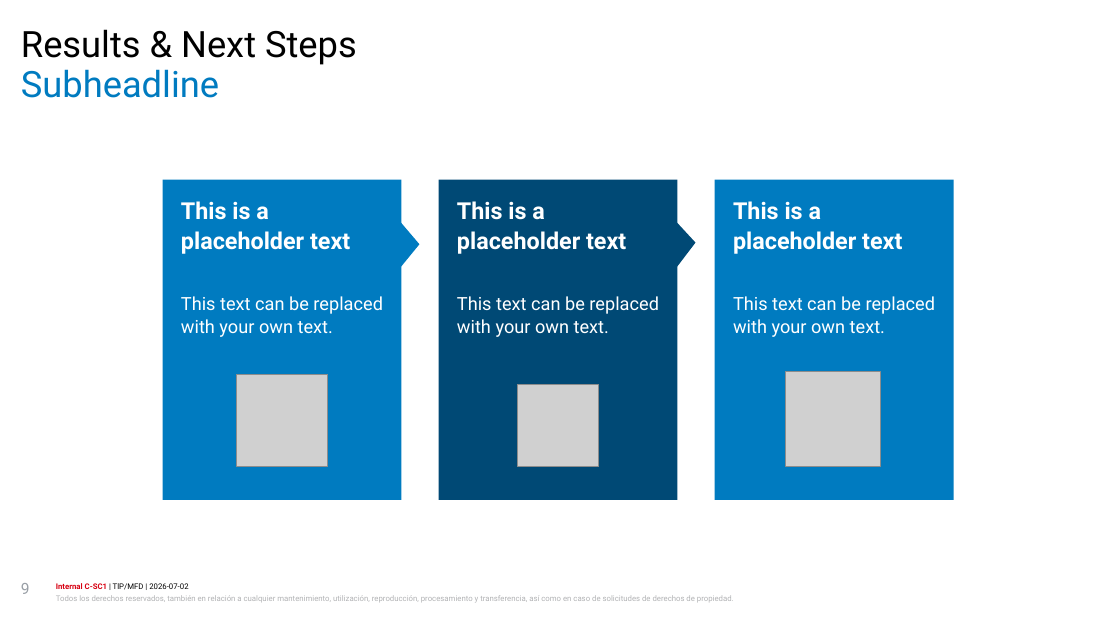
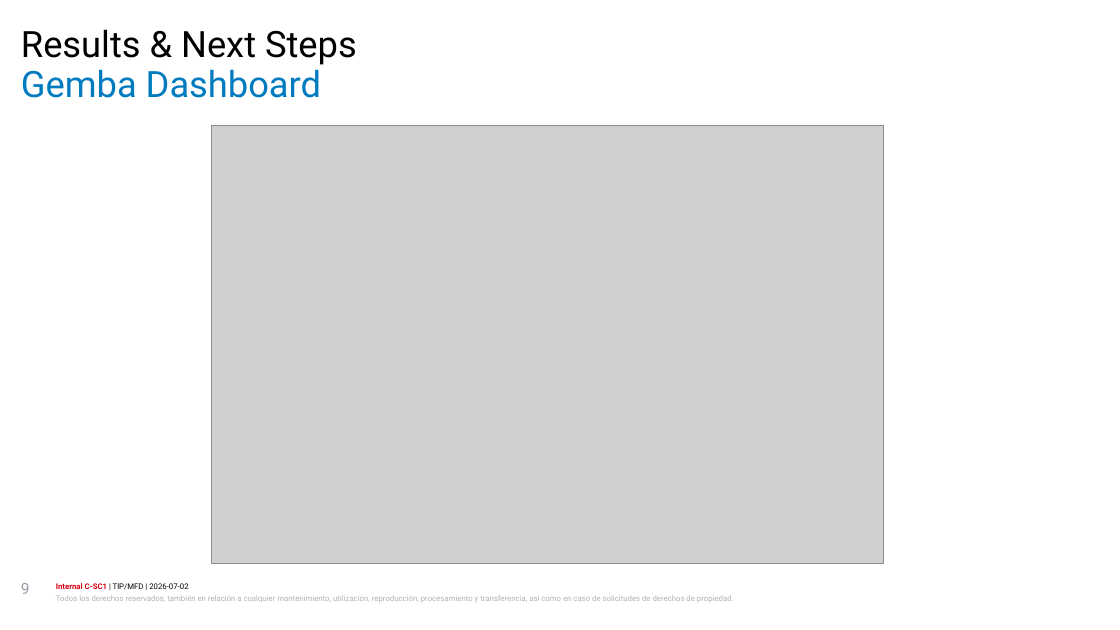
Before and after one commit to antoniojwork17-design/A3, a slide deck: slide 9 of Presentation2(1).pptx. Drawn at 1120x630 pixels with LibreOffice and Linux fonts; fonts in the diff are those of the drawing; grey boxes stand for pictures; background and template pictures are left out. Boxes give left, top, right and bottom in pixels: in the first picture for what was removed or moved away, otherwise in the second. Text is boxed around its words. In the diff, an @@ line names an element or a change of style, - is before the commit and + after.

```diff
--- a/Presentation2(1).pptx
+++ b/Presentation2(1).pptx
@@ title at (21,63,321,98): text changed @@
-Subheadline
+Gemba Dashboard
@@ picture added at (212,125,884,564) @@
@@ rectangle removed at (162,180,401,500) @@
-This is a placeholder text
-This text can be replaced with your own text.
@@ rectangle removed at (439,180,678,500) @@
-This is a placeholder text
-This text can be replaced with your own text.
@@ rectangle removed at (715,180,954,500) @@
-This is a placeholder text
-This text can be replaced with your own text.
@@ triangle removed at (401,223,420,266) @@
@@ triangle removed at (677,223,696,266) @@
@@ picture removed at (236,374,328,466) @@
@@ picture removed at (517,385,599,467) @@
@@ picture removed at (786,371,880,466) @@
```
Also in this commit, not shown: 3 other slides changed, 2 slides added, 1 other file.
